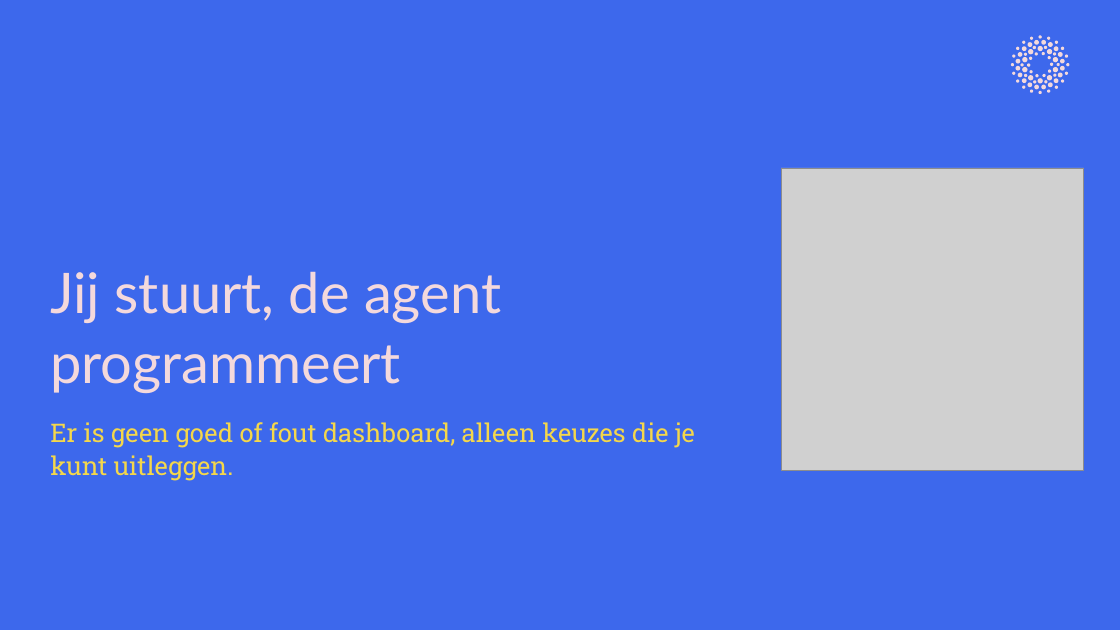
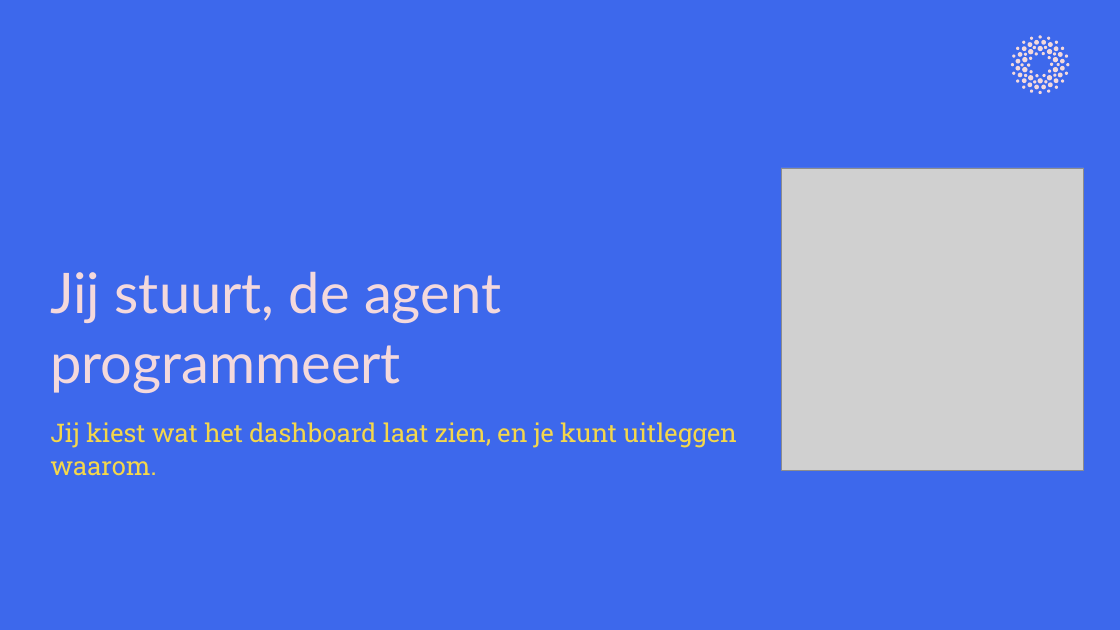
Before and after one commit to cedanl/clidev-presentaties, a slide deck: slide 4 of exports/261005_workshop_rad_uitvoering.pptx. Drawn at 1120x630 pixels with LibreOffice and Linux fonts; fonts in the diff are those of the drawing; grey boxes stand for pictures. Boxes give left, top, right and bottom in pixels: in the first picture for what was removed or moved away, otherwise in the second. Text is boxed around its words. In the diff, an @@ line names an element or a change of style, - is before the commit and + after.

```diff
--- a/exports/261005_workshop_rad_uitvoering.pptx
+++ b/exports/261005_workshop_rad_uitvoering.pptx
@@ text at box(50, 422, 737, 476): text changed @@
-Er is geen goed of fout dashboard, alleen keuzes die je kunt uitleggen.
+Jij kiest wat het dashboard laat zien, en je kunt uitleggen waarom.
```
Also in this commit, not shown: 12 other slides changed, 6 slides added, 8 slides removed, 1 other file.
